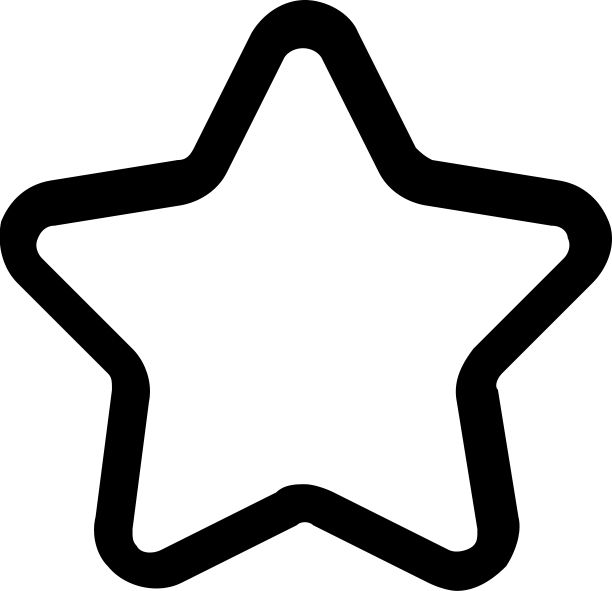
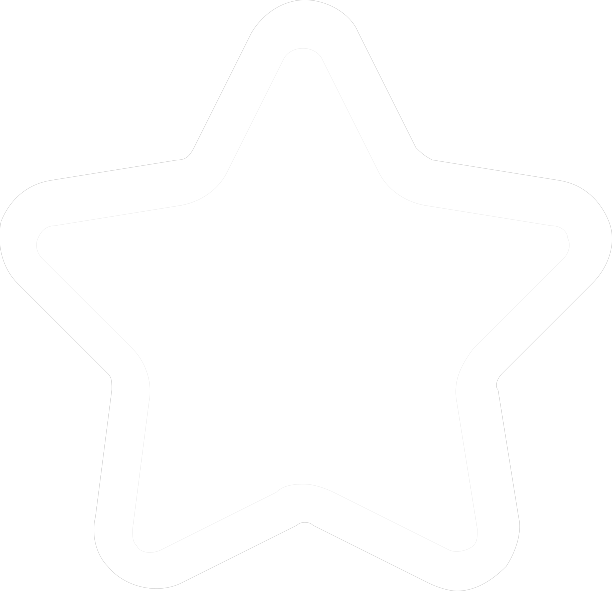
Two versions of the same layered image (612px x 591px). Layer-by-layer changes:
added layer "Layer 1" above "Forma 1" over [left=0, top=0, right=612, bottom=591]
painted on "Forma 1", masked it over [left=0, top=0, right=612, bottom=591]
